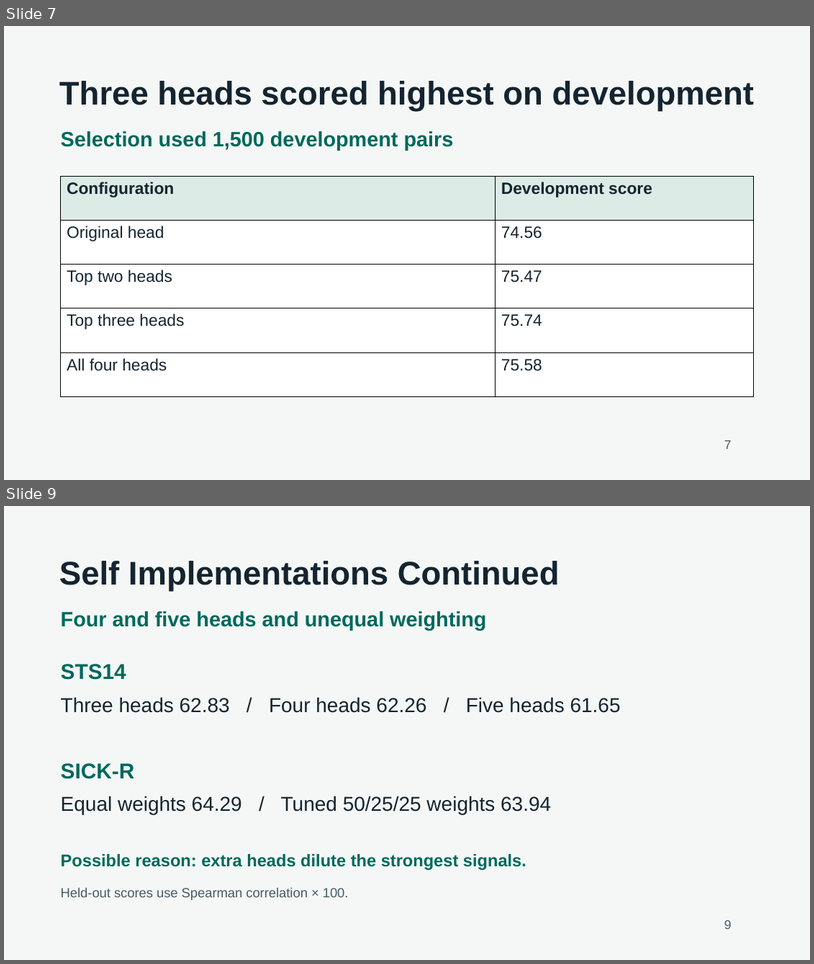
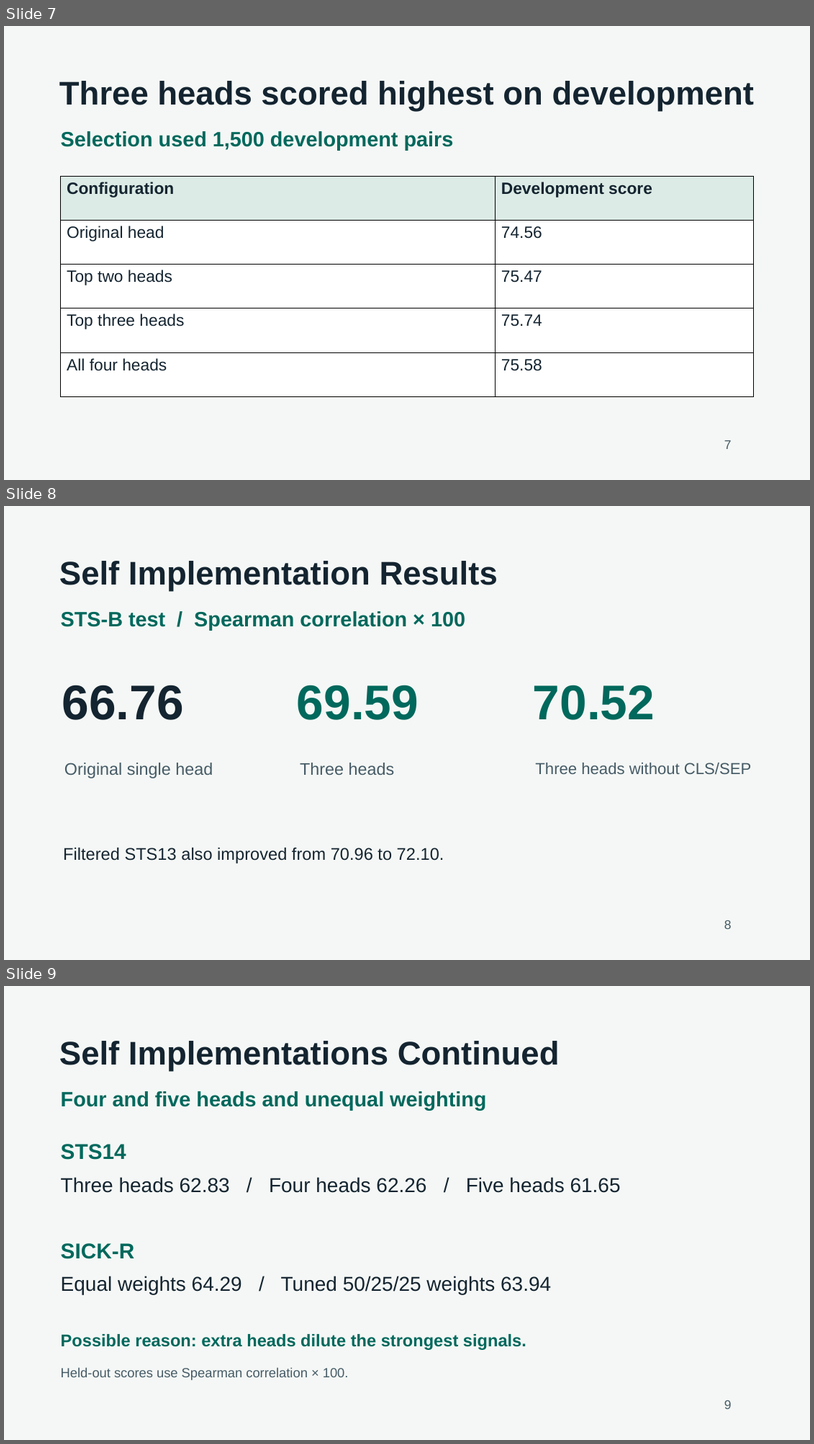
Before and after one commit to dipeshpaneru/Ditto-Multi-head, a slide deck: meta/Ditto Presentation.pptx. Shown one above the other, each under a label of ours: slides 7 and 9 before the commit, slides 7, 8 and 9 after it; the slides between them are not shown. The pictures are 814x964 and 814x1444 pixels, drawn with LibreOffice and Linux fonts; fonts in the diff are those of the drawing. Boxes give left, top, right and bottom in pixels: in the first picture for what was removed or moved away, otherwise in the second. Text is boxed around its words. In the diff, an @@ line names an element or a change of style, - is before the commit and + after.

```diff
--- a/meta/Ditto Presentation.pptx
+++ b/meta/Ditto Presentation.pptx
@@ slide 8 added at bbox=[4, 506, 810, 960], background #F4F7F5 @@
@@ text added at bbox=[59, 561, 498, 591], 39 pt, text #142430, bold @@
+Self Implementation Results
@@ text added at bbox=[61, 611, 466, 630], 24.8 pt, text #00685C, bold @@
+STS-B test / Spearman correlation × 100
@@ text added at bbox=[62, 685, 183, 720], 58 pt, text #142430, bold @@
+66.76
@@ text added at bbox=[297, 685, 419, 720], 58 pt, text #00685C, bold @@
+69.59
@@ text added at bbox=[533, 685, 655, 720], 58 pt, text #00685C, bold @@
+70.52
@@ text added at bbox=[64, 762, 213, 778], 20 pt, text #465B66 @@
+Original single head
@@ text added at bbox=[300, 762, 395, 775], 20 pt, text #465B66 @@
+Three heads
@@ text added at bbox=[535, 762, 751, 774], 19 pt, text #465B66 @@
+Three heads without CLS/SEP
@@ text added at bbox=[63, 847, 445, 863], 20.2 pt, text #142430 @@
+Filtered STS13 also improved from 70.96 to 72.10.
@@ text added at bbox=[725, 920, 732, 929], 15 pt, text #465B66 @@
+8
```
Also in this commit, not shown: 1 slide removed, 2 other files.
